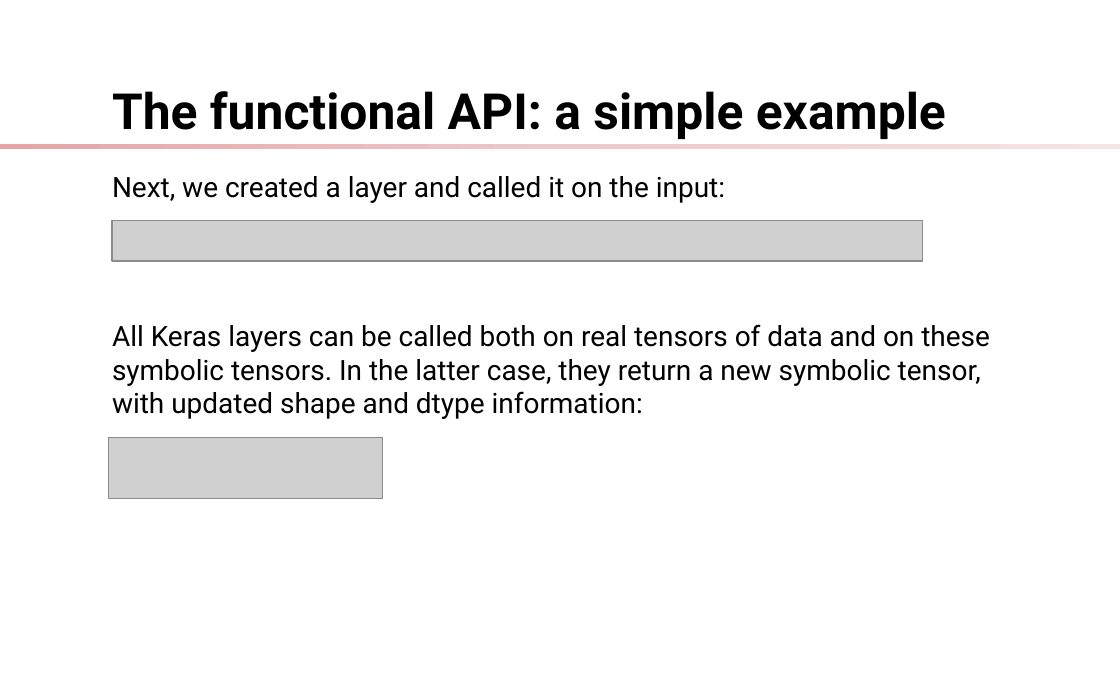
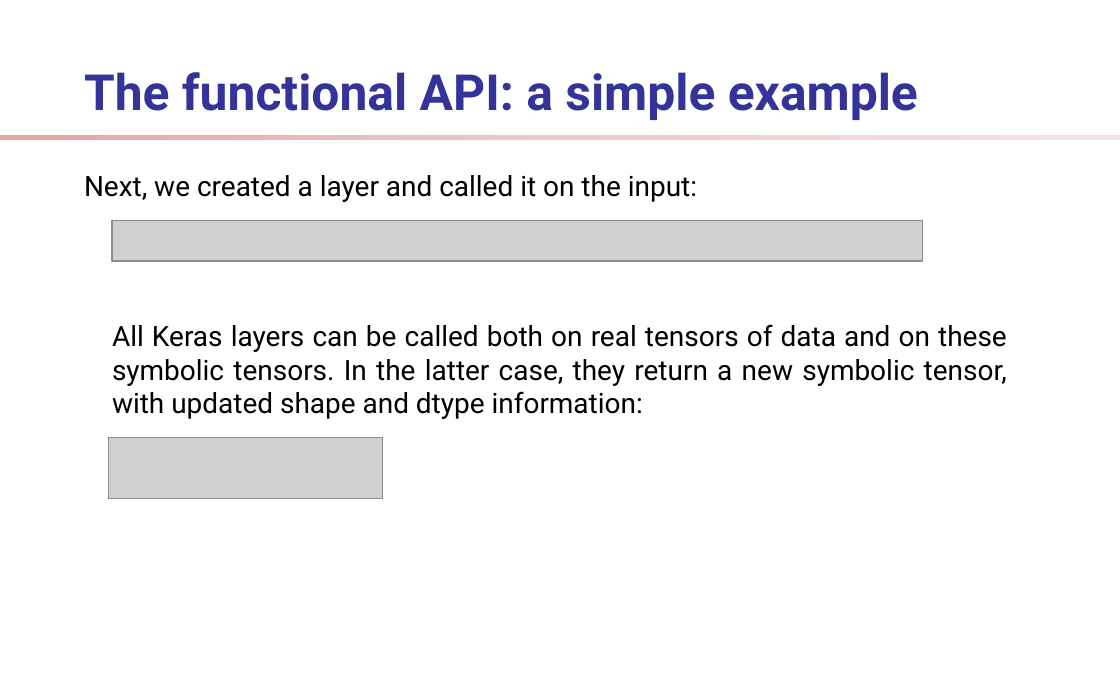
Before and after one commit to ShelpAm/learn-deep-learning, a slide deck: slide 18 of docs/presentation.odp. Drawn at 1120x700 pixels with LibreOffice and Linux fonts; fonts in the diff are those of the drawing; grey boxes stand for pictures; background and template pictures are left out. Boxes give left, top, right and bottom in pixels: in the first picture for what was removed or moved away, otherwise in the second. Text is boxed around its words. In the diff, an @@ line names an element or a change of style, - is before the commit and + after.

```diff
--- a/docs/presentation.odp
+++ b/docs/presentation.odp
@@ title "The functional API: a simple ...": place and size @@
-title "The functional API: a simple ..." at (112,91,946,139)
+title "The functional API: a simple ..." at (84,72,918,120)
@@ title "The functional API: a simple ..." at (84,72,918,120): text colour #000000 to #333399 @@
@@ rectangle: place and size @@
-rectangle at (0,144,1120,149)
+rectangle at (0,136,1120,140)
@@ text "Next, we created a layer ..." at (84,175,697,202): alignment left to justified @@
@@ text "Next, we created a layer ...": place and size @@
-text "Next, we created a layer ..." at (112,176,725,203)
+text "Next, we created a layer ..." at (84,175,697,202)
@@ text "All Keras layers can be ..." at (112,324,1007,419): alignment left to justified @@
```
Also in this commit, not shown: 19 other slides changed, 6 slides added, 5 other files.
